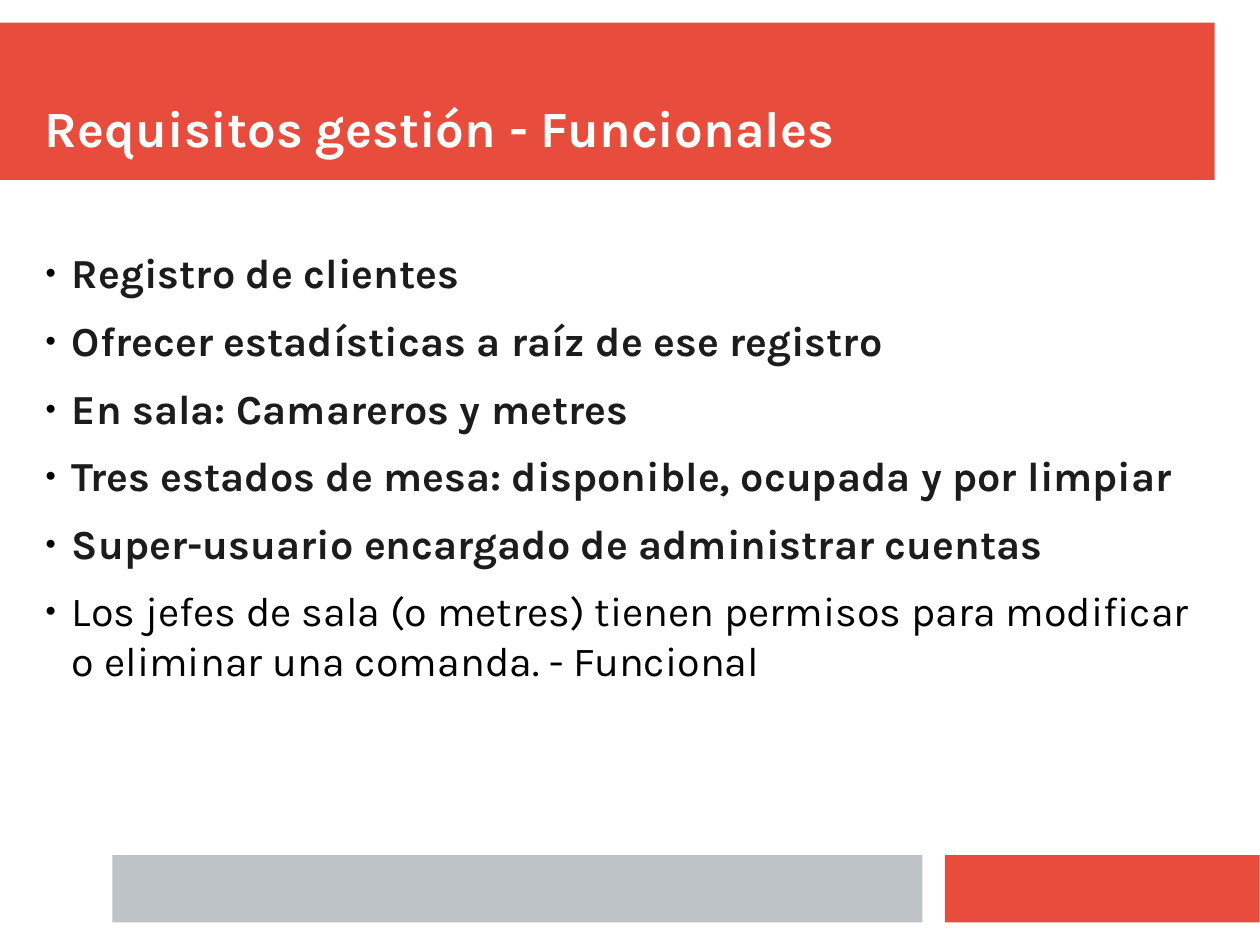
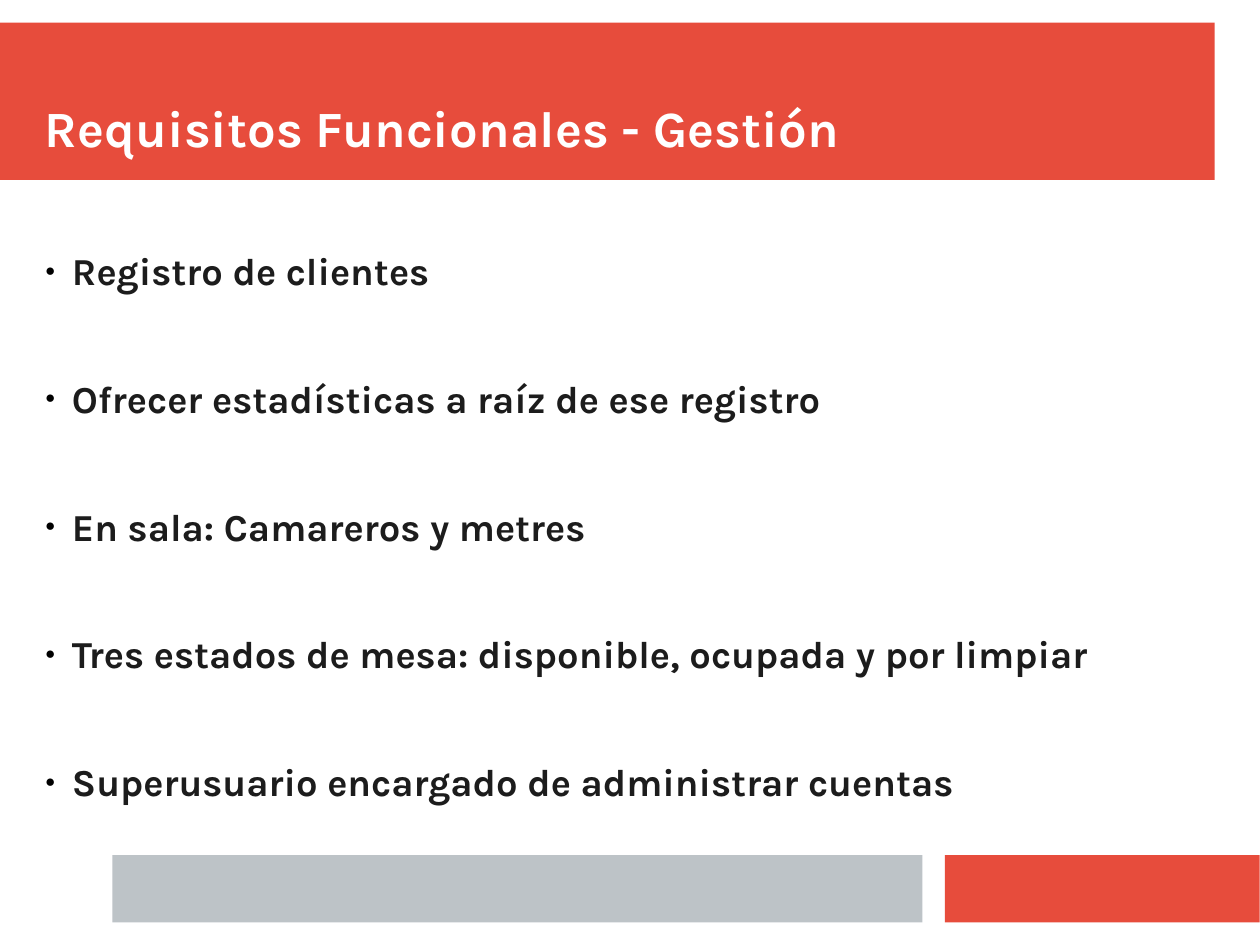
Before and after one commit to Juanba1998/APP-Restaurante, a slide deck: slide 12 of Material/Presentación/Presentacion Final (incompleta).pptx (slide 7 before the commit). Drawn at 1260x945 pixels with LibreOffice and Linux fonts; fonts in the diff are those of the drawing. Boxes give left, top, right and bottom in pixels: in the first picture for what was removed or moved away, otherwise in the second. Text is boxed around its words. In the diff, an @@ line names an element or a change of style, - is before the commit and + after.

```diff
--- a/Material/Presentación/Presentacion Final (incompleta).pptx
+++ b/Material/Presentación/Presentacion Final (incompleta).pptx
@@ text at bbox=[45, 107, 839, 159]: text changed @@
-Requisitos gestión - Funcionales
+Requisitos Funcionales - Gestión
@@ text at bbox=[72, 258, 1087, 678]: size 26 to 24 pt in "Registro de clientes", "Ofrecer estadísticas a raíz de ese registro", "En sala: Camareros y metres", "Tres estados de mesa: disponible, ocupada y ..." @@
@@ text at bbox=[72, 769, 953, 806]: text changed; size 26 to 24 pt; text colour #000000 to #1C1C1C; bold on @@
-● Super-usuario encargado de administrar cuentas
-● Los jefes de sala (o metres) tienen permisos para modificar o eliminar una comanda. - Funcional
+● Superusuario encargado de administrar cuentas
```
Also in this commit, not shown: 10 other slides changed, 6 slides added, 10 slides removed.
